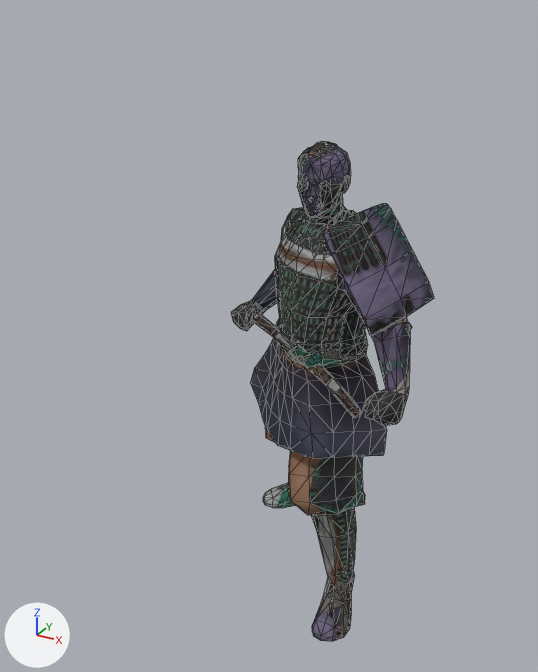
The glTF model public/assets/unit-models/140-bushi.glb, before and after one commit.
Camera for both pictures: a 50 mm camera at (1.23, -2.72, 2.49) aimed at (-0.05, -0.41, 1.33). Every picture has the same lights, and +X, +Y and +Z are marked at lower left. The older version comes first. Mesh edges are drawn as thin lines. Vertices at exactly the same position are counted once.
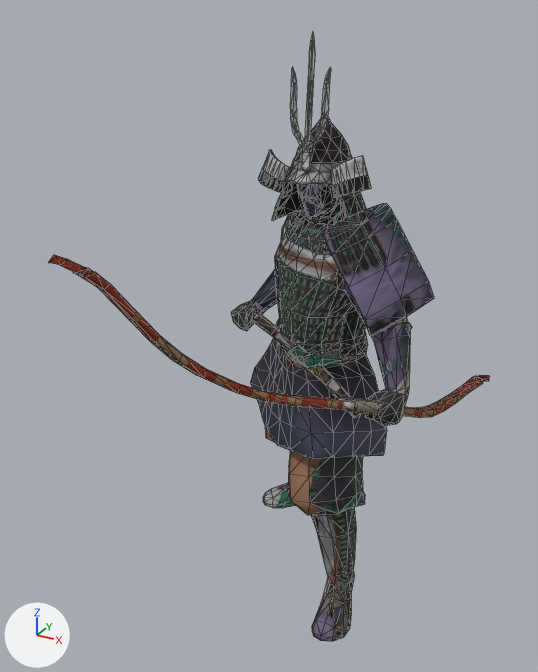
Diff of the bpy script that builds the scene:
```diff
--- a/public/assets/unit-models/140-bushi.glb.py
+++ b/public/assets/unit-models/140-bushi.glb.py
@@ img_image_1 @@
+img_image_1 = load_image('Image_1', '_unpacked/Image_1', 512, 512, 'sRGB')
@@ img_image_2 @@
+img_image_2 = load_image('Image_2', '_unpacked/Image_2', 512, 512, 'sRGB')
@@ mat_material_1 @@
+mat_material_1 = principled_material('Material_1')
+mat_material_1.texture = img_image_1
+mat_material_1.metallic = 0.05
+mat_material_1.roughness = 0.85
@@ mat_material_2 @@
+mat_material_2 = principled_material('Material_2')
+mat_material_2.texture = img_image_2
+mat_material_2.metallic = 0.05
+mat_material_2.roughness = 0.85
@@ me_mesh_0 @@
 # used by ob_mesh_0; location = (0.0, 0.0, 0.0)
-me_mesh_0.from_pydata(...)  # 1088 vertices, 2158 faces; spans x -0.56..0.46, y -0.5..0.46, z 0.0..2.01
+me_mesh_0.from_pydata(...)  # 1622 vertices, 3154 faces; spans x -0.56..0.66, y -1.29..0.46, z 0.0..2.42
+# me_mesh_0 part 1: a new loose piece of 257 vertices spanning x -0.27..0.22, y -0.19..0.22, z 1.69..2.13, in mat_material_1 (picture img_image_1)
+# me_mesh_0 part 2: a new loose piece of 124 vertices spanning x -0.26..0.66, y -1.29..0.36, z 0.93..1.87, in mat_material_2 (picture img_image_2)
+# me_mesh_0 part 3: a new loose piece of 85 vertices spanning x -0.12..0.04, y -0.15..-0.08, z 1.93..2.42, in mat_material_1 (picture img_image_1)
+# me_mesh_0 part 4: a new loose piece of 60 vertices spanning x -0.12..0.07, y -0.07..-0.04, z 1.7..1.93, in mat_material_1 (picture img_image_1)
+# other edits to the shape of me_mesh_0 do not show in these pictures
 me_mesh_0.materials.append(mat_material_0)
+me_mesh_0.materials.append(mat_material_1)  # picture img_image_1
+me_mesh_0.materials.append(mat_material_2)  # picture img_image_2
```

Where the change shows, as pixel boxes [x1, y1, x2, y2] in the pictures (538 x 672 px):
'Mesh_0', reshaped (116% wider, 22% taller): before [231, 141, 434, 641]; after [49, 31, 489, 641]
part 1 of me_mesh_0, added: after [258, 117, 371, 221]
part 2 of me_mesh_0, added: after [49, 255, 489, 418]
part 3 of me_mesh_0, added: after [290, 31, 331, 170]
part 4 of me_mesh_0, added: after [297, 184, 336, 224]
